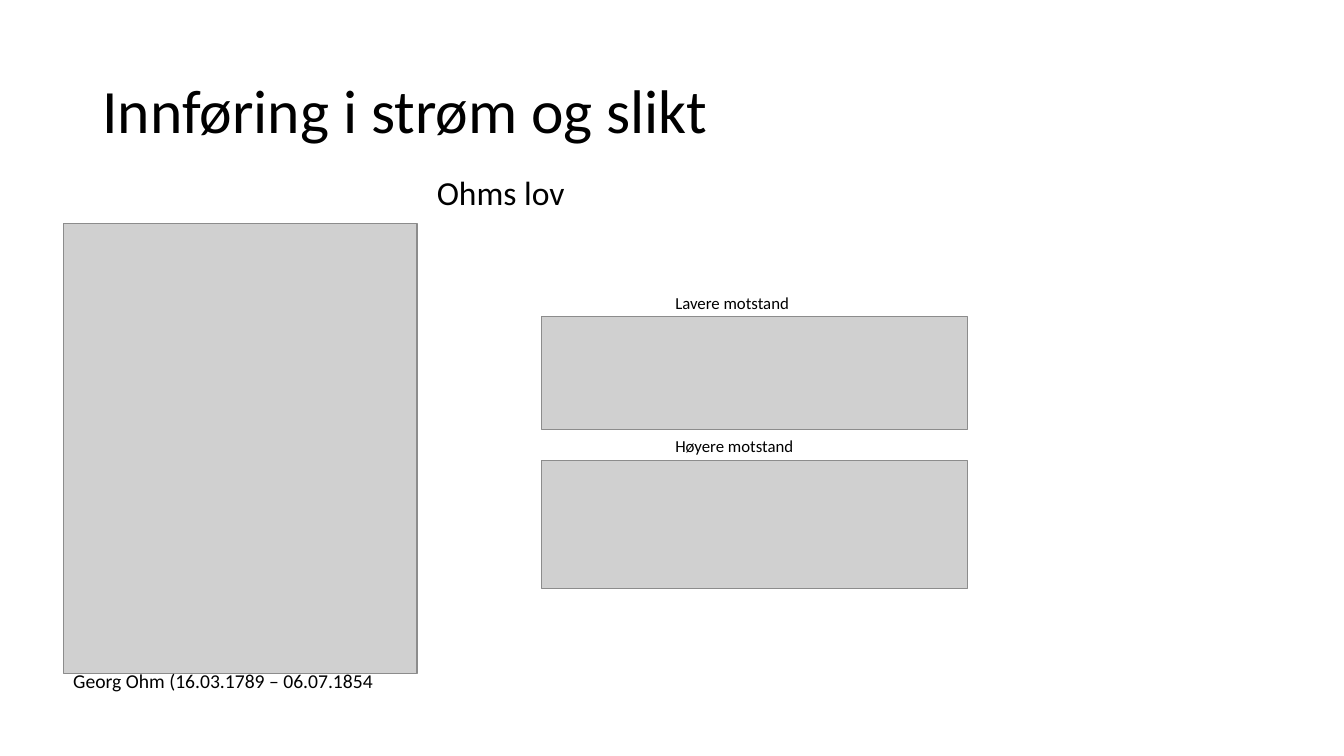
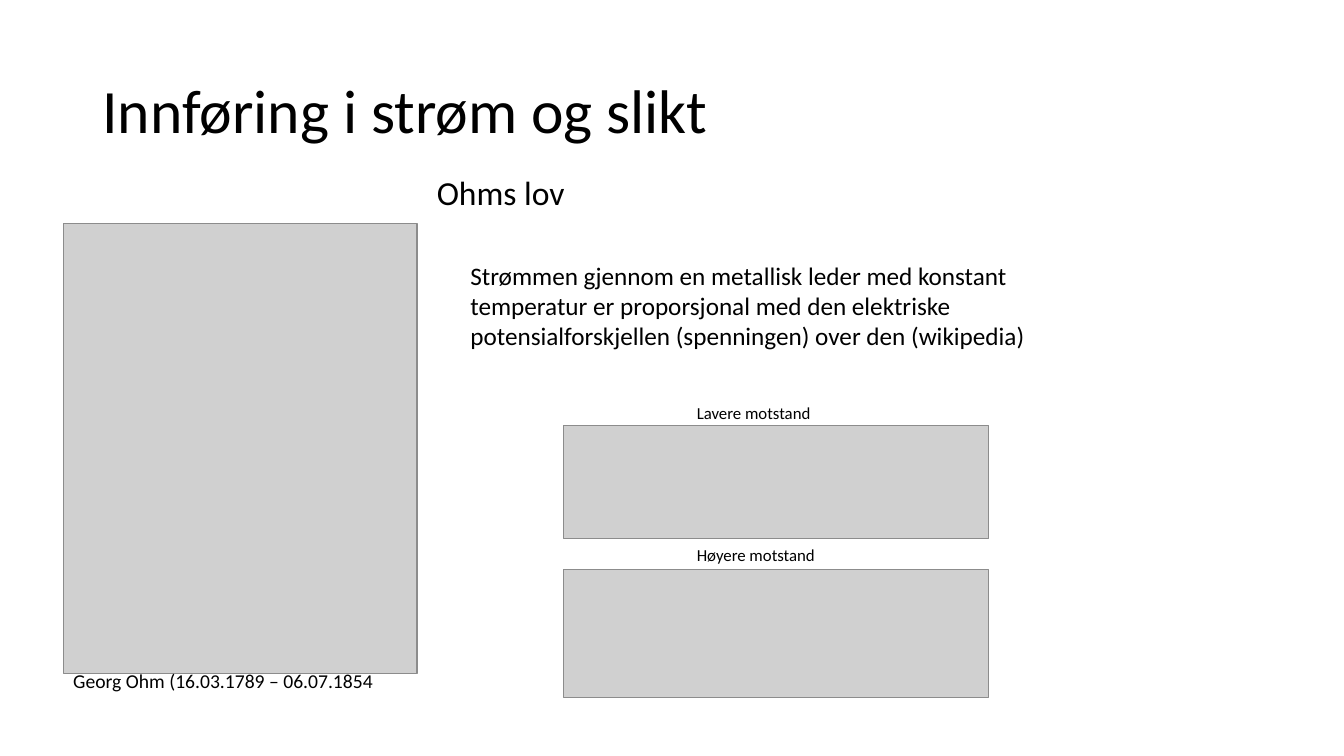
Before and after one commit to Sonat-Consulting/IoT, a slide deck: slide 12 of presentasjoner/Grunnkurs elektro.pptx (slide 8 before the commit). Drawn at 1344x756 pixels with LibreOffice and Linux fonts; fonts in the diff are those of the drawing; grey boxes stand for pictures. Boxes give left, top, right and bottom in pixels: in the first picture for what was removed or moved away, otherwise in the second. Text is boxed around its words. In the diff, an @@ line names an element or a change of style, - is before the commit and + after.

```diff
--- a/presentasjoner/Grunnkurs elektro.pptx
+++ b/presentasjoner/Grunnkurs elektro.pptx
@@ text added at box(470, 267, 1024, 350), 18 pt, text #000000 @@
+Strømmen gjennom en metallisk leder med konstant temperatur er proporsjonal med den elektriske potensialforskjellen (spenningen) over den (wikipedia)
@@ 2 pictures, 2 texts: place and size @@
-2 pictures, 2 texts at box(542, 297, 968, 589)
+2 pictures, 2 texts at box(564, 407, 989, 698)
```
Also in this commit, not shown: 3 other slides changed, 6 slides added, 1 slide removed, 2 other files.
